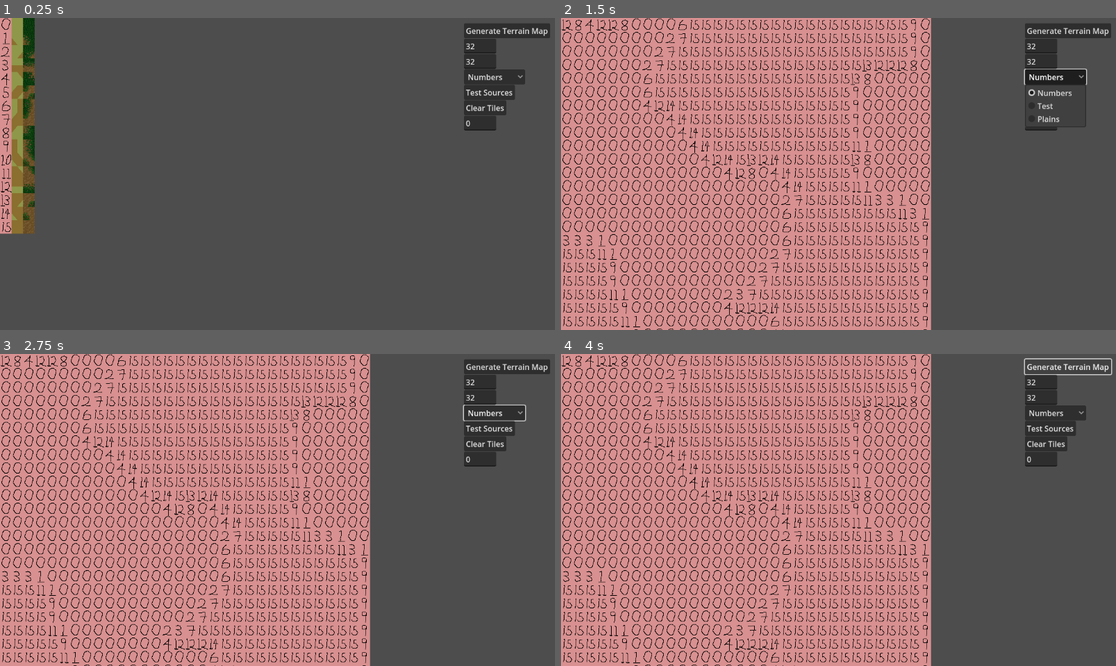
Above: before the commit, frames 1-4 (two rows, left to right).
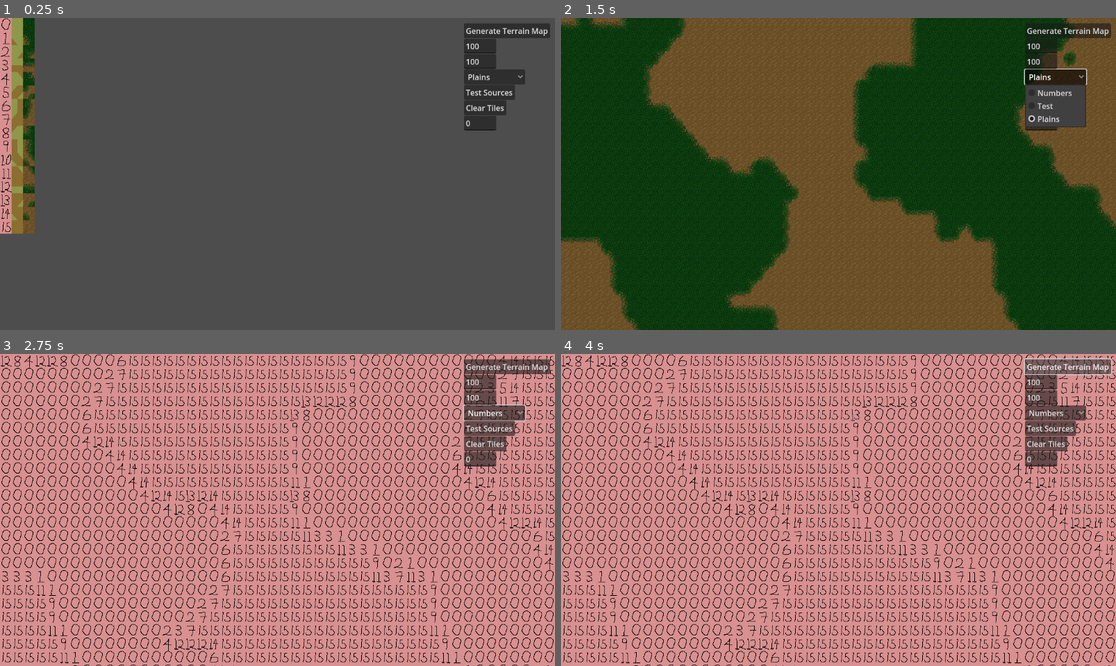
Above: after the commit, the same moments.

Repository: 28jb11/space-game
Game: Godot game, scene res://scenes/test_bed.tscn
Two runs of this game, one before a commit and one after it. Both use one fixed random seed, a clock stepped at 60 frames per second and the inputs below.
Inputs:
- Up to frame 1 (0.25 s): no input
- Up to frame 2 (1.5 s): click "Generate Terrain Map" at 0.5 s; click "Numbers" (after the commit: "Plains") at 1.25 s
- Up to frame 3 (2.75 s): click "Test Sources" at 2 s
- Up to frame 4 (4 s): click "Clear Tiles" at 2.75 s; click "Generate Terrain Map" at 3.5 s

The runs differ from the first frame. In frame 1, 0.1% of the frame differs, in the area x 83-91%, y 8-21%; in frame 2, 97%, in the area x 0-100%, y 0-100%; in frame 3, 32%; in frame 4, 32%.

Commit message:
test ui tweaks

Diff:
--- a/scenes/test_bed.tscn
+++ b/scenes/test_bed.tscn
@@ -45,7 +45,7 @@
 offset_top = 96.0
 offset_right = 127.0
 offset_bottom = 127.0
-selected = 0
+selected = 2
 item_count = 3
 popup/item_0/text = "Numbers"
 popup/item_1/text = "Test"
@@ -58,7 +58,7 @@
 offset_top = 32.0
 offset_right = 67.0625
 offset_bottom = 63.0
-text = "32"
+text = "100"
 placeholder_text = "Height"
 
 [node name="WidthInput" type="LineEdit" parent="TestControls"]
@@ -66,7 +66,7 @@
 offset_top = 64.0
 offset_right = 67.0625
 offset_bottom = 95.0
-text = "32"
+text = "100"
 placeholder_text = "Width"
 
 [node name="TestSources" type="Button" parent="TestControls"]
--- a/scripts/terrain_tiles.gd
+++ b/scripts/terrain_tiles.gd
@@ -68,7 +68,7 @@
 		for key in map:
 			var ms_index = get_ms_index(map, Vector2i(key.x, key.y))
 			var valid_tiles = tile_source[ms_index]
-			print(valid_tiles)
+			#print(valid_tiles)
 			set_cell_ms(Vector2i(key.x,key.y), valid_tiles[0], terrain_id)
 
 func set_cell_ms(position: Vector2i, atlas_position: Vector2i, terrain_id: int):
--- a/scripts/test_bed.gd
+++ b/scripts/test_bed.gd
@@ -7,7 +7,7 @@
 
 @onready var tile_wrapper = $TerrainTiles
 
-@onready var terrain_id = 0
+@onready var terrain_id = 2
 
 var tile_sources
 
@@ -18,7 +18,7 @@
 func _ready() -> void:
 	# MS_tiles = tile_wrapper.initialize()
 	tile_sources = tile_wrapper.initialize()
-	print(tile_sources)
+	#print(tile_sources)
 	terrain_map = terrain_generator.generate_terrain_grid(int(width_input.text), int(height_input.text))
 
 # Called every frame. 'delta' is the elapsed time since the previous frame.
